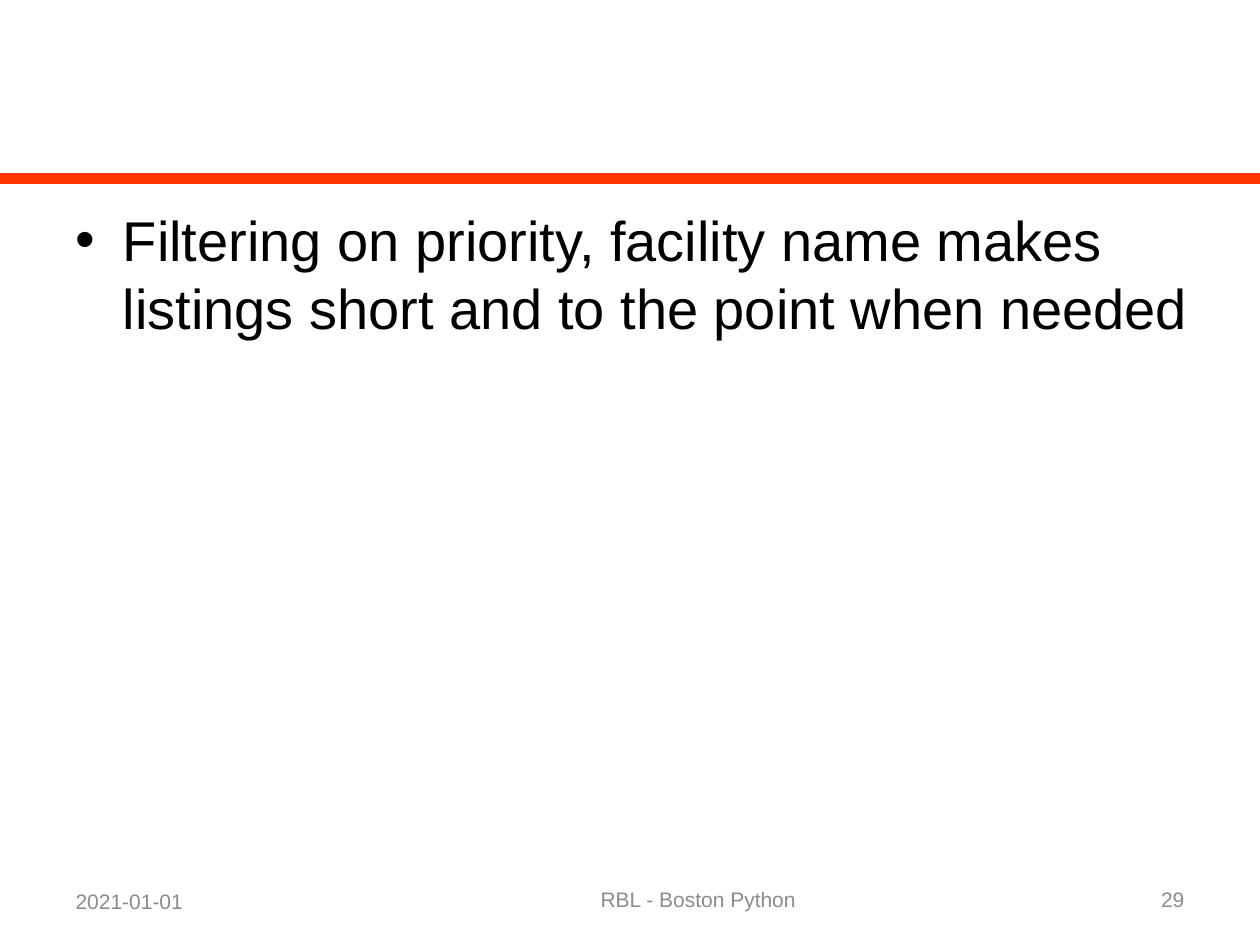
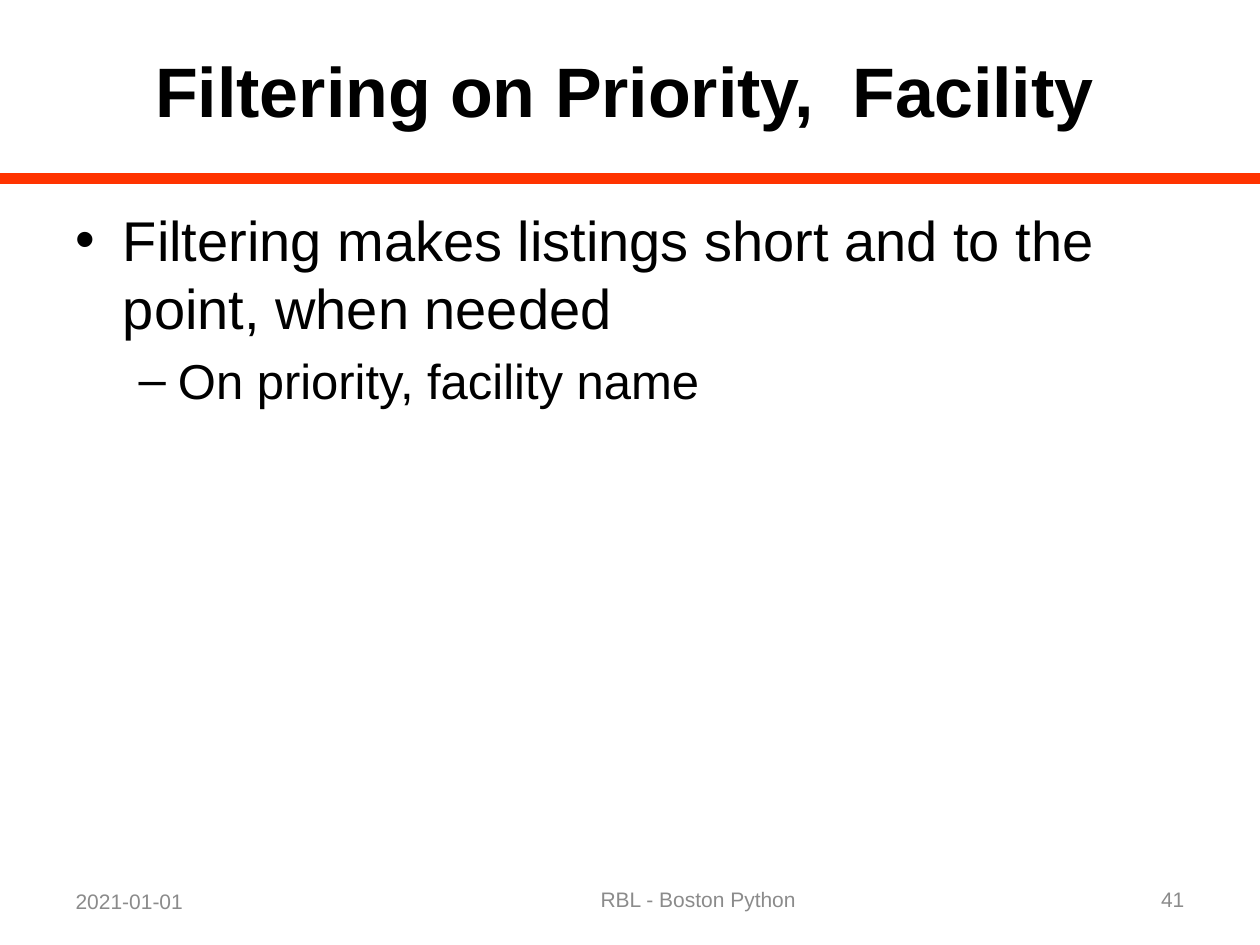
Before and after one commit to rblandau/NewTrace, a slide deck: slide 41 of docs/OfflineDebugging/A Dinosaur and a Python 02.pptx (slide 29 before the commit). Drawn at 1260x945 pixels with LibreOffice and Linux fonts; fonts in the diff are those of the drawing. Boxes give left, top, right and bottom in pixels: in the first picture for what was removed or moved away, otherwise in the second. Text is boxed around its words. In the diff, an @@ line names an element or a change of style, - is before the commit and + after.

```diff
--- a/docs/OfflineDebugging/A Dinosaur and a Python 02.pptx
+++ b/docs/OfflineDebugging/A Dinosaur and a Python 02.pptx
@@ title added at box(155, 66, 1094, 130), 40 pt, text #000000, bold @@
+Filtering on Priority, Facility
@@ text at box(123, 220, 1094, 409): text changed @@
-• Filtering on priority, facility name makes listings short and to the point when needed
+• Filtering makes listings short and to the point, when needed
+  – On priority, facility name
@@ page number at box(1161, 892, 1184, 907): text changed @@
-29
+41
```
Also in this commit, not shown: 15 other slides changed, 13 slides added, 1 other file.
